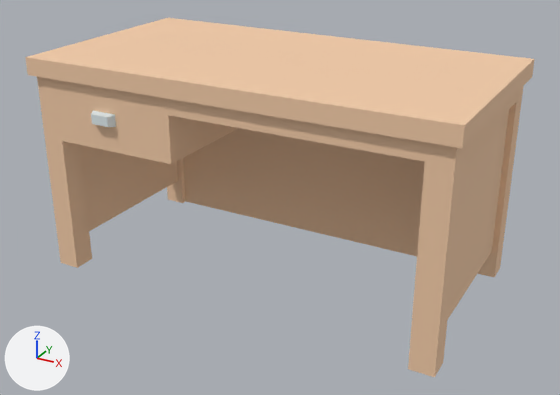
An edit to the glTF model assets/props/furniture/desk.glb, drawn before and after from the same camera.
Rendered twice from a 50 mm lens placed at (0.963, -0.913, 0.685), pointed at (0.369, 0.167, 0.145). The axes (+X, +Y, +Z) are drawn at lower left. The lights are the same throughout. The picture after the commit comes second. Vertices at exactly the same position are counted once.

Names of what the first picture shows: 'desk(Clone)', 'drawer'.
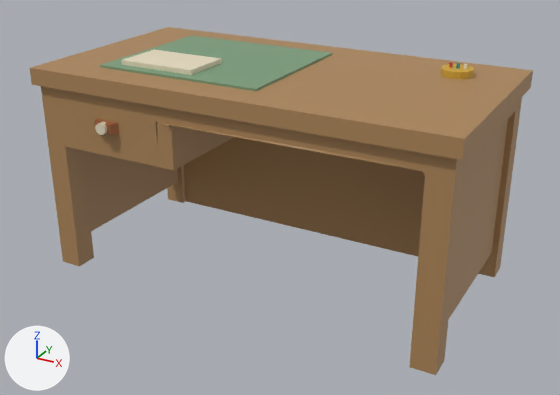
Changed parts and their boxes (x1, y1, x2, y2) in the pictures (560 x 395 px):
'desk(Clone)', reshaped, moved, rescaled
    before: (25, 18, 535, 377)
    after: (30, 27, 533, 375)
'drawer', reshaped, moved, rescaled
    before: (57, 95, 155, 143)
    after: (60, 104, 157, 150)
part 1 of me_mesh_desk, added
    after: (100, 36, 332, 91)
part 2 of me_mesh_desk, added
    after: (121, 49, 222, 75)
part 3 of me_mesh_desk, added
    after: (441, 64, 474, 79)
part 4 of me_mesh_desk, reshaped
    before: (58, 95, 456, 367)
    after: (65, 104, 456, 367)
part 5 of me_mesh_desk, recoloured (beige to brown)
    before: (25, 18, 535, 377)
    after: (30, 27, 533, 375)
part 6 of me_mesh_drawer, added
    after: (95, 122, 107, 135)
part 7 of me_mesh_drawer, recoloured
    before: (57, 95, 155, 143)
    after: (60, 104, 157, 150)
part 8 of me_mesh_drawer, recoloured
    before: (91, 111, 116, 127)
    after: (94, 119, 119, 135)

The change, as a list of edits to the scene's bpy script:
```text
Add mat_oak:
    mat_oak = principled_material('oak')
    mat_oak.base_color = (0.42, 0.24, 0.1)  # brown #ad8659
    mat_oak.roughness = 0.55
Add mat_copper:
    mat_copper = principled_material('copper')
    mat_copper.base_color = (0.55, 0.22, 0.1)  # orange #c48159
    mat_copper.metallic = 0.7
    mat_copper.roughness = 0.35
Add mat_cream:
    mat_cream = principled_material('cream')
    mat_cream.base_color = (0.78, 0.7, 0.52)  # beige #e5dabf
    mat_cream.roughness = 0.8
Add mat_red:
    mat_red = principled_material('red')
    mat_red.base_color = (0.55, 0.06, 0.04)  # red #c44538
    mat_red.roughness = 0.7
Add mat_teal:
    mat_teal = principled_material('teal')
    mat_teal.base_color = (0.04, 0.26, 0.28)  # cyan #388b90
    mat_teal.roughness = 0.7
Add mat_sage:
    mat_sage = principled_material('sage')
    mat_sage.base_color = (0.2, 0.34, 0.2)  # greyish green #7c9e7c
    mat_sage.roughness = 0.6
Add mat_mustard:
    mat_mustard = principled_material('mustard')
    mat_mustard.base_color = (0.62, 0.38, 0.04)  # yellow #cea638
    mat_mustard.roughness = 0.6
Change me_mesh_desk:
    used by ob_desk_clone; location = (0.0, 0.0, 0.0)
    remove me_mesh_desk.from_pydata(...)  # 79 vertices, 154 faces; spans x -0.01..0.724, y -0.01..0.38, z 0.0..0.384
    add me_mesh_desk.from_pydata(...)  # 196 vertices, 336 faces; spans x -0.01..0.724, y -0.01..0.38, z 0.0..0.404
    me_mesh_desk part 1: a new loose piece, a box spanning x 0.09..0.39, y 0.05..0.32, z 0.3824..0.3884, in mat_sage (greyish green #7c9e7c)
    me_mesh_desk part 2: a new loose piece, a box spanning x 0.12..0.26, y 0.07..0.16, z 0.3884..0.3964, in mat_cream (beige #e5dabf)
    me_mesh_desk part 3: a new loose piece, a 14-sided cylinder along z spanning x 0.599..0.65, y 0.264..0.316, z 0.384..0.396, in mat_mustard (yellow #cea638)
    me_mesh_desk part 4
    20 faces are deleted
    43 vertices are added at x 0.034..0.68, y -0.004..0.37, z 0.0..0.328
    78 new faces join them, mat_oak (brown #ad8659)
    me_mesh_desk part 5: 134 faces spanning x -0.01..0.724, y -0.01..0.38, z 0.0..0.384 switch from mat_wood (beige #f3cca8) to mat_oak (brown #ad8659)
    other edits to the shape of me_mesh_desk do not show in these pictures
    add me_mesh_desk.materials.append(mat_sage)  # greyish green #7c9e7c
    add me_mesh_desk.materials.append(mat_cream)  # beige #e5dabf
    add me_mesh_desk.materials.append(mat_mustard)  # yellow #cea638
    add me_mesh_desk.materials.append(mat_red)  # red #c44538
    add me_mesh_desk.materials.append(mat_teal)  # cyan #388b90
Change me_mesh_drawer:
    used by ob_drawer; parent = ob_desk_clone; location = (0.04, 0.164, 0.274)
    remove me_mesh_drawer.from_pydata(...)  # 24 vertices, 44 faces; spans x 0.0..0.197, y -0.176..0.0, z 0.0..0.05
    add me_mesh_drawer.from_pydata(...)  # 56 vertices, 104 faces; spans x 0.0..0.197, y -0.182..0.0, z 0.0..0.05
    me_mesh_drawer part 6: a new loose piece, a 16-sided cylinder along y spanning x 0.088..0.108, y -0.182..-0.17, z 0.015..0.035, in mat_cream (beige #e5dabf)
    me_mesh_drawer part 7: 34 faces spanning x 0.0..0.197, y -0.164..0.0, z 0.0..0.05 switch from mat_wood (beige #f3cca8) to mat_oak (brown #ad8659)
    me_mesh_drawer part 8: 10 faces spanning x 0.076..0.121, y -0.176..-0.164, z 0.015..0.036 switch from mat_metal (white #dfeaec) to mat_copper (orange #c48159)
    add me_mesh_drawer.materials.append(mat_cream)  # beige #e5dabf
Change ob_desk_clone:
    ob_desk_clone.location: (0.0, 0.0, 0.0) -> (0.0, 0.006, 0.0)
    ob_desk_clone.scale: (1.0, 1.0, 1.0) -> (1.0, 0.985, 0.951)
```
